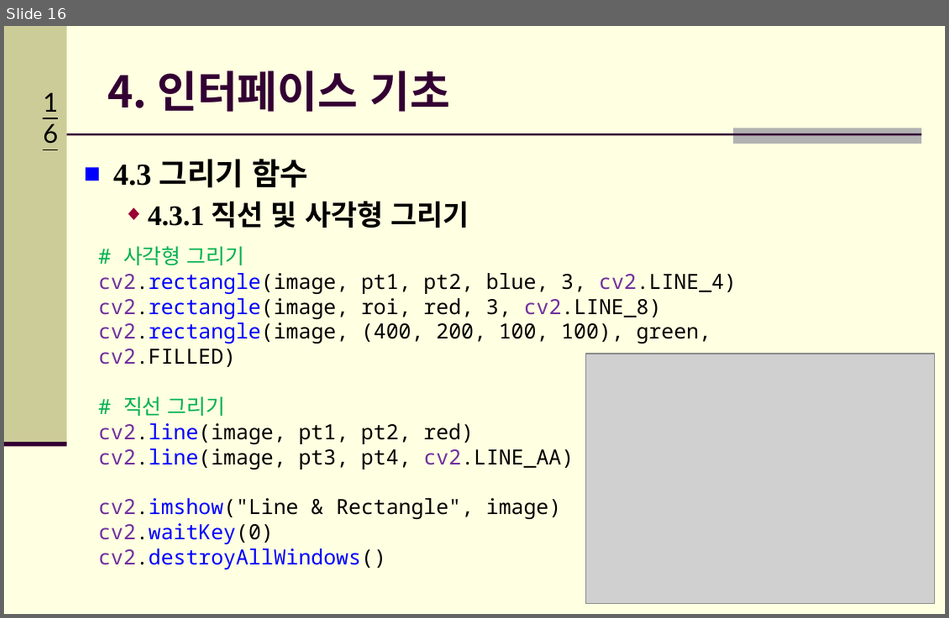
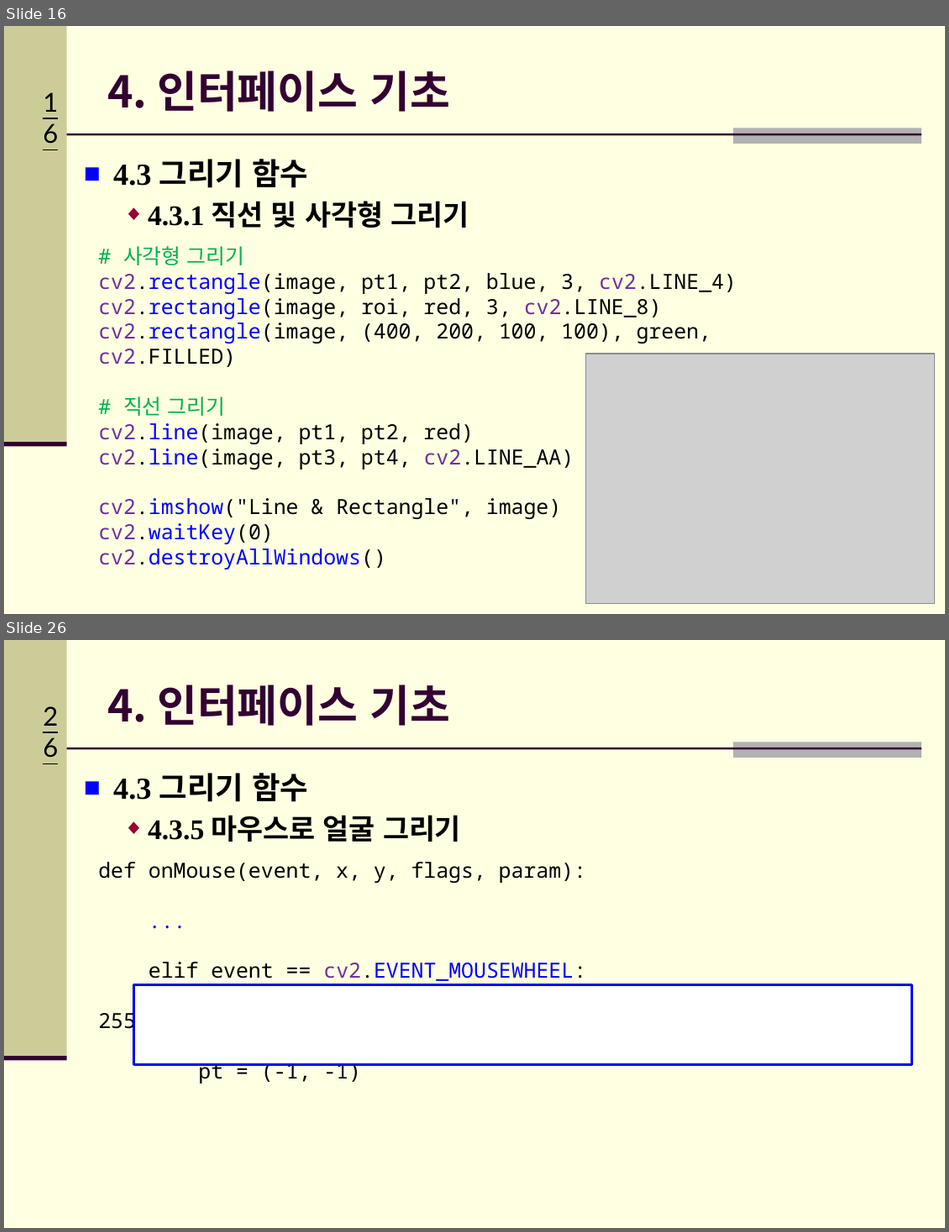
Before and after one commit to Hitbee-dev/OpenCV-Python, a slide deck: 2022-10-04/documents/CH_04 인터페이스 기초.pptx. Shown one above the other, each under a label of ours: slide 16 before the commit, slides 16 and 26 after it; the slides between them are not shown. The pictures are 949x618 and 949x1232 pixels, drawn with LibreOffice and Linux fonts; fonts in the diff are those of the drawing; grey boxes stand for pictures; background and template pictures are left out. Boxes give left, top, right and bottom in pixels: in the first picture for what was removed or moved away, otherwise in the second. Text is boxed around its words. In the diff, an @@ line names an element or a change of style, - is before the commit and + after.

```diff
--- a/2022-10-04/documents/CH_04 인터페이스 기초.pptx
+++ b/2022-10-04/documents/CH_04 인터페이스 기초.pptx
@@ slide 26 added at bbox=[4, 640, 945, 1228], background #FFFFE1; not listed: 5 template elements that a slide beside it also shows @@
@@ title added at bbox=[107, 685, 450, 726], 33.3 pt, text #330033, bold @@
+4. 인터페이스 기초
@@ text added at bbox=[113, 773, 461, 842], 21.7 pt, text #000000, bold @@
+■ 4.3 그리기 함수
+  ◆ 4.3.5 마우스로 얼굴 그리기
@@ text added at bbox=[98, 862, 836, 1084], 16 pt, text #000000 @@
+def onMouse(event, x, y, flags, param):
+...
+elif event == cv2.EVENT_MOUSEWHEEL:
+cv2.rectangle(image, (0, 0), (300, 300), (255, 255, 255), cv2.FILLED)
+cv2.imshow(title, image)
+pt = (-1, -1)
@@ rectangle added at bbox=[134, 984, 912, 1064], fill #FFFFFF, outline #0000FF 2 pt @@
```
Also in this commit, not shown: 9 other slides added, 5 other files.
